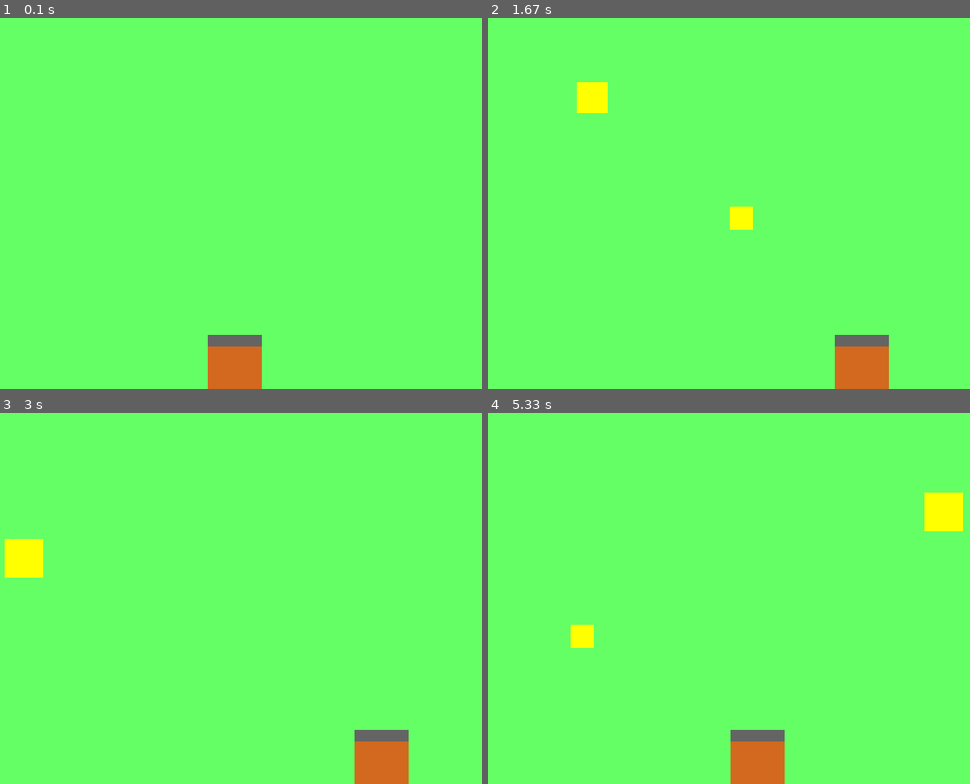
Above: before the commit, frames 1-4 (two rows, left to right).
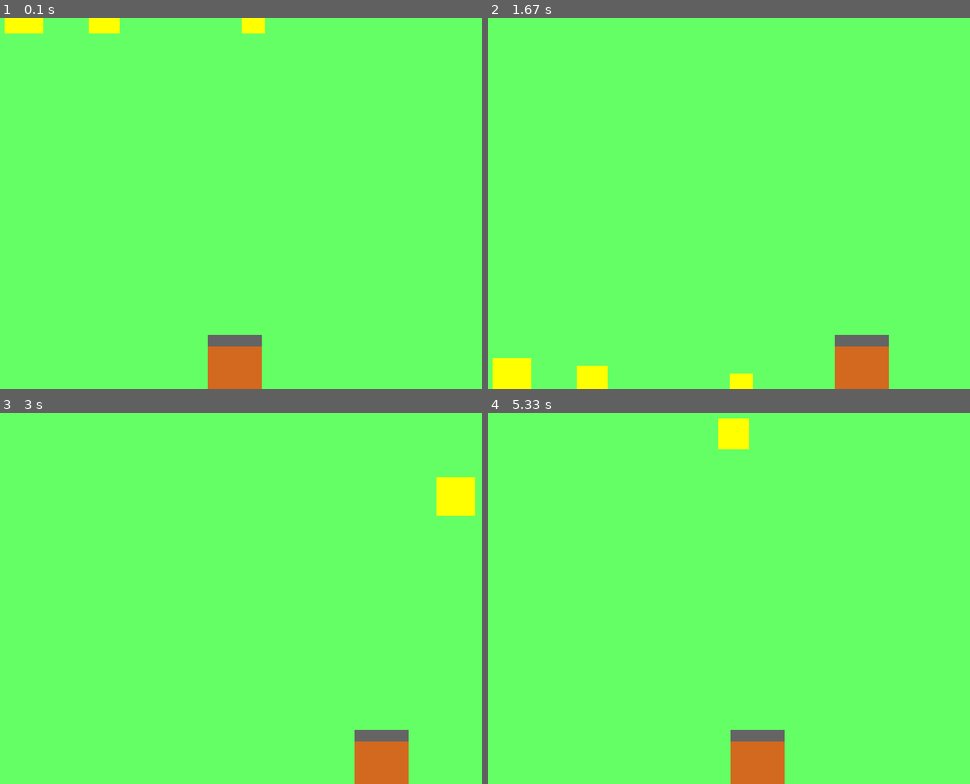
Above: after the commit, the same moments.

Repository: yosupc/pygame_projects
Game: pygame game, started from collect_rewards/collect_rewards.py
The game is run twice, just before and just after one commit, with the same random seed, the same clock (stepped at 60 frames per second) and the same inputs.
Inputs:
- Up to frame 1 (0.1 s): no input
- Up to frame 2 (1.67 s): hold Right 0.33-0.8 s; hold Right 0.83-1.3 s; hold Left from 1.33 s (still down)
- Up to frame 3 (3 s): release Left at 1.87 s; hold Left 1.9-2.3 s; hold Right 2.33-2.97 s
- Up to frame 4 (5.33 s): hold Left 3-3.47 s; hold Right 3.5-3.97 s; hold Right 4-4.47 s; hold Left 4.5-5.03 s; hold Left from 5.07 s (still down)

The runs differ from the first frame. In frame 1, 0.8% of the frame differs, in the area x 0-55%, y 0-5%; in frame 2, 2.1%, in the area x 0-55%, y 17-100%; in frame 3, 1.7%; in frame 4, 1.7%.

Commit message:
myCollision created

Diff:
--- a/collect_rewards/collect_rewards.py
+++ b/collect_rewards/collect_rewards.py
@@ -38,7 +38,7 @@
         self.width = width
         self.height = height
         self.x_pos = random.randint (0, screen_width - self.width)
-        self.y_pos = random.randint(-(self.height*30), -self.height)
+        self.y_pos = random.randint(-(self.height), -self.height)
 
     def move (self):
         self.y_pos += 5
@@ -51,8 +51,25 @@
 reward2 = Reward("Reward2", 40, 40)
 reward3 = Reward("Reward3", 50, 50)
 
+def myCollision (basket_c, reward_c, score_check):
+    tmp = reward_c.x_pos
+    tmp2 = basket_c.x_pos
+    basket_end = basket_c.x_pos + basket_c.width
+
+    for i in range (reward_c.width):
+        for j in range (basket_c.width):
+            if tmp == tmp2:
+                score_check += 10
+                return True
+            tmp2 += 1
+        tmp += 1
+        tmp2 = basket_c.x_pos
+    return False
+
+check_once = 0
 score = 0
-
+print("score is" , score)
+collision_line = screen_height - basket_height
 running = True
 while running:
     framesPS = clock.tick(60)
@@ -87,13 +104,31 @@
     reward2.move()
     reward3.move()
 
-    #print(reward.y_pos)
     if reward.y_pos >= screen_height:
         reward.update()
+        check_once = 0
     if reward2.y_pos >= screen_height:
         reward2.update()
+        check_once = 0
     if reward3.y_pos >= screen_height:
         reward3.update()
+        check_once = 0
+
+    if reward.y_pos + reward.height >= collision_line:
+        if check_once == 0 and myCollision(basket, reward, score):
+            score += 10
+            print("score is" , score)
+        check_once += 1
+    if reward2.y_pos + reward2.height >= collision_line:
+        if check_once == 0 and myCollision(basket, reward2, score):
+            score += 10
+            print("score is" , score)
+        check_once += 1
+    if reward3.y_pos + reward3.height >= collision_line:
+        if check_once == 0 and myCollision(basket, reward3, score):
+            score += 10
+            print("score is" , score)
+        check_once += 1
 
     pygame.display.update()
 
